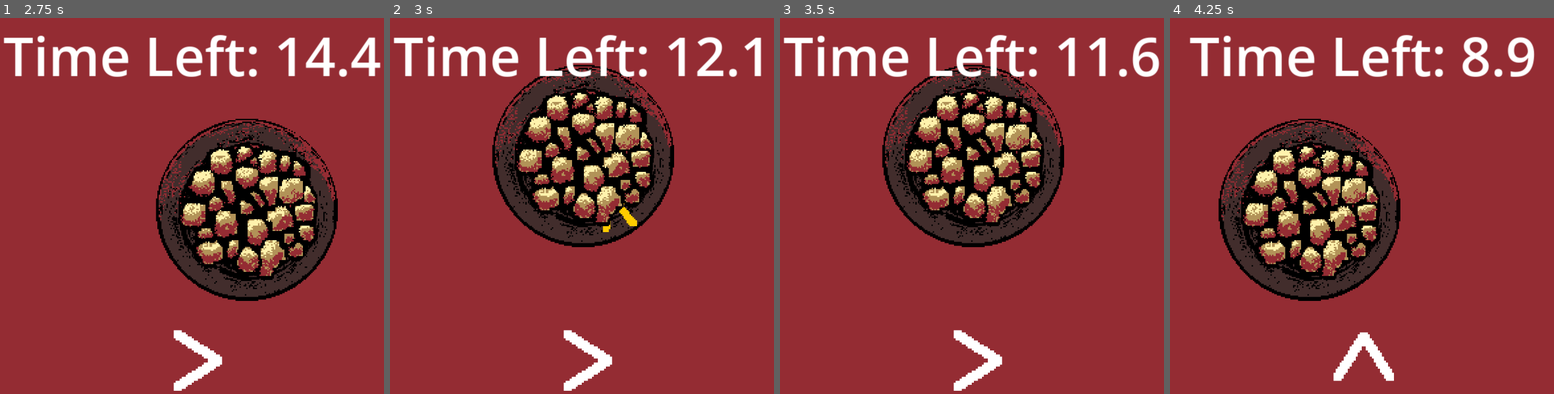
Above: before the commit, frames 1-4 (left to right).
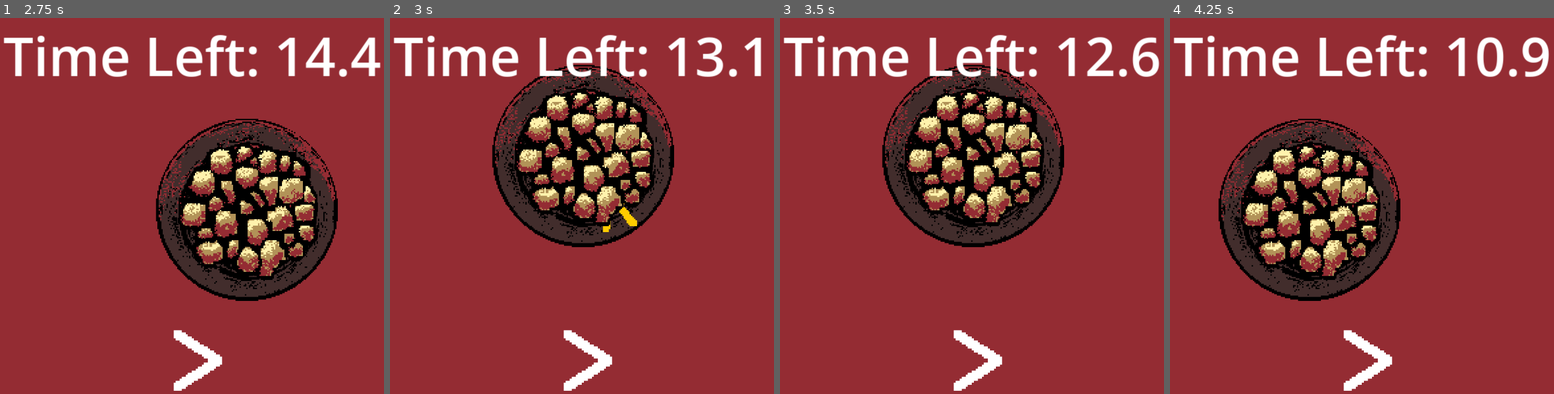
Above: after the commit, the same moments.

Repository: SamFrancis084/OldGoldGBGame
Game: Godot game, scene res://Scenes/walking game_scene.tscn
Same seed, same stepped clock (60 frames per second), same inputs: the game is played once before the commit and once after it.
Inputs:
- Up to frame 1 (2.75 s): hold D (Right) 0.53-1.28 s; tap E (Interact) at 0.6, 1.35, 2.1 s; hold S (Down) 1.28-2.03 s; hold D (Right) from 2.03 s (still down)
- Up to frame 2 (3 s): release D (Right) at 2.78 s; hold W (Up) from 2.78 s (still down); tap E (Interact) at 2.85 s
- Up to frame 3 (3.5 s): keep holding W (Up)
- Up to frame 4 (4.25 s): release W (Up) at 3.53 s; hold A (Left) from 3.53 s (still down); tap E (Interact) at 3.6 s

Frame 1 is identical in both runs. In frame 2, 0.3% of the frame differs, in the area x 79-87%, y 5-16%; in frame 3, 0.4%; in frame 4, 5.6%, in the area x 0-99%, y 4-100%.

Commit message:
panning only looks for 'legal' buttons
you will no longer fail if you accidentally press a button that isnt WASD (or arrows)

Diff:
--- a/old-gold-game/Scripts/Panner.gd
+++ b/old-gold-game/Scripts/Panner.gd
@@ -98,10 +98,11 @@
 	if has_won or has_lost:
 		if event.is_pressed() and not event.is_echo():
 			SceneManager.go_to_main() # go back to walking around
-
 		return
 
-	if event.is_pressed() and not event.is_echo():
+	var legal_buttons_pressed = Input.is_action_just_pressed("Down") or Input.is_action_just_pressed("Up") or Input.is_action_just_pressed("Right") or Input.is_action_just_pressed("Left")
+
+	if legal_buttons_pressed and not event.is_echo():
 		if Input.is_action_just_pressed(desired_string):
 			times_shaken += 1
 
